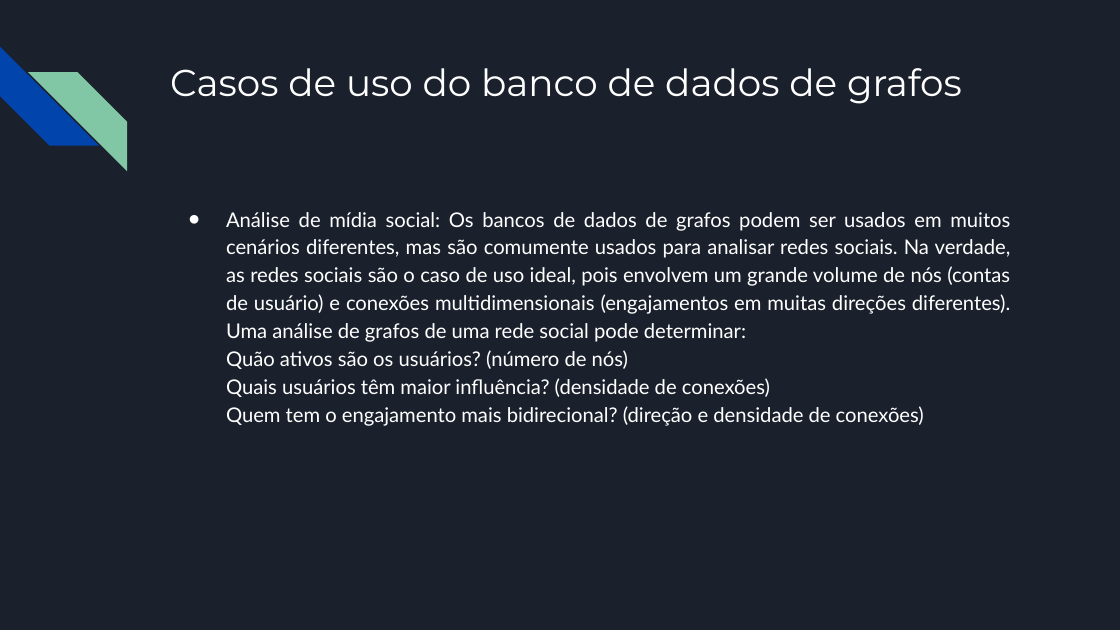
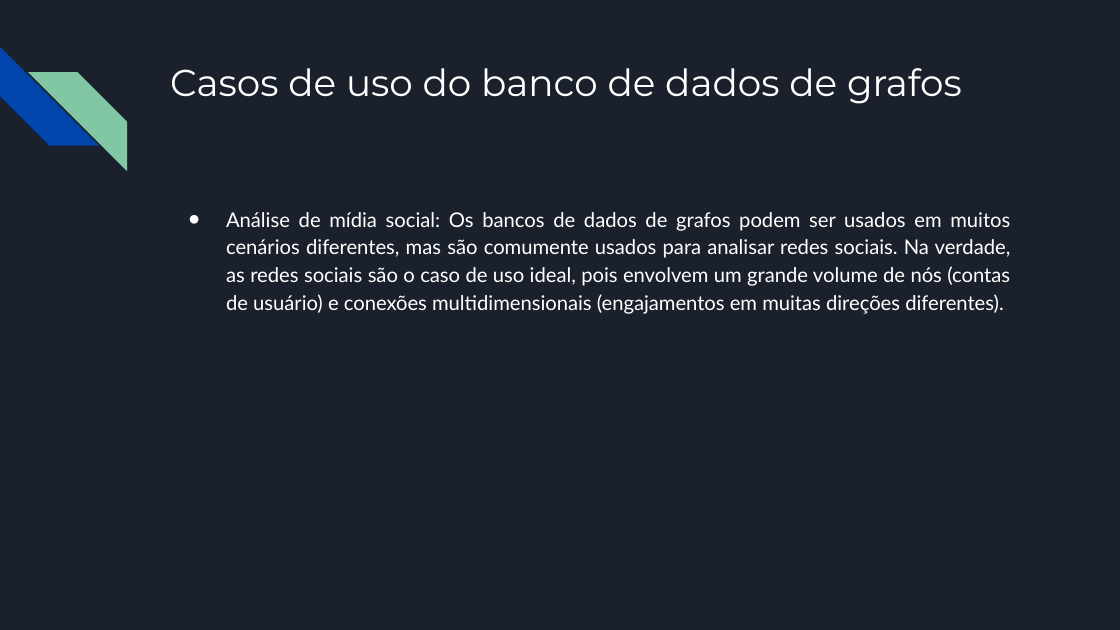
Before and after one commit to AndersonRichard/Faculdade, a slide deck: slide 9 of Terceiro Semestre/Projeto_de_BD_e_Consulta_SQL/Trabalhos/Banco de dados Orientados a grafos.pptx (slide 8 before the commit). Drawn at 1120x630 pixels with LibreOffice and Linux fonts; fonts in the diff are those of the drawing. Boxes give left, top, right and bottom in pixels: in the first picture for what was removed or moved away, otherwise in the second. Text is boxed around its words. In the diff, an @@ line names an element or a change of style, - is before the commit and + after.

```diff
--- a/Terceiro Semestre/Projeto_de_BD_e_Consulta_SQL/Trabalhos/Banco de dados Orientados a grafos.pptx
+++ b/Terceiro Semestre/Projeto_de_BD_e_Consulta_SQL/Trabalhos/Banco de dados Orientados a grafos.pptx
@@ text at [226, 212, 1011, 314]: text changed @@
-● Análise de mídia social: Os bancos de dados de grafos podem ser usados em muitos cenários diferentes, mas são comumente usados para analisar redes sociais. Na verdade, as redes sociais são o caso de uso ideal, pois envolvem um grande volume de nós (contas de usuário) e conexões multidimensionais (engajamentos em muitas direções diferentes). Uma análise de grafos de uma rede social pode determinar:
-Quão ativos são os usuários? (número de nós)
-Quais usuários têm maior influência? (densidade de conexões)
-Quem tem o engajamento mais bidirecional? (direção e densidade de conexões)
+● Análise de mídia social: Os bancos de dados de grafos podem ser usados em muitos cenários diferentes, mas são comumente usados para analisar redes sociais. Na verdade, as redes sociais são o caso de uso ideal, pois envolvem um grande volume de nós (contas de usuário) e conexões multidimensionais (engajamentos em muitas direções diferentes).
```
Also in this commit, not shown: 5 other slides changed, 1 slide added.
